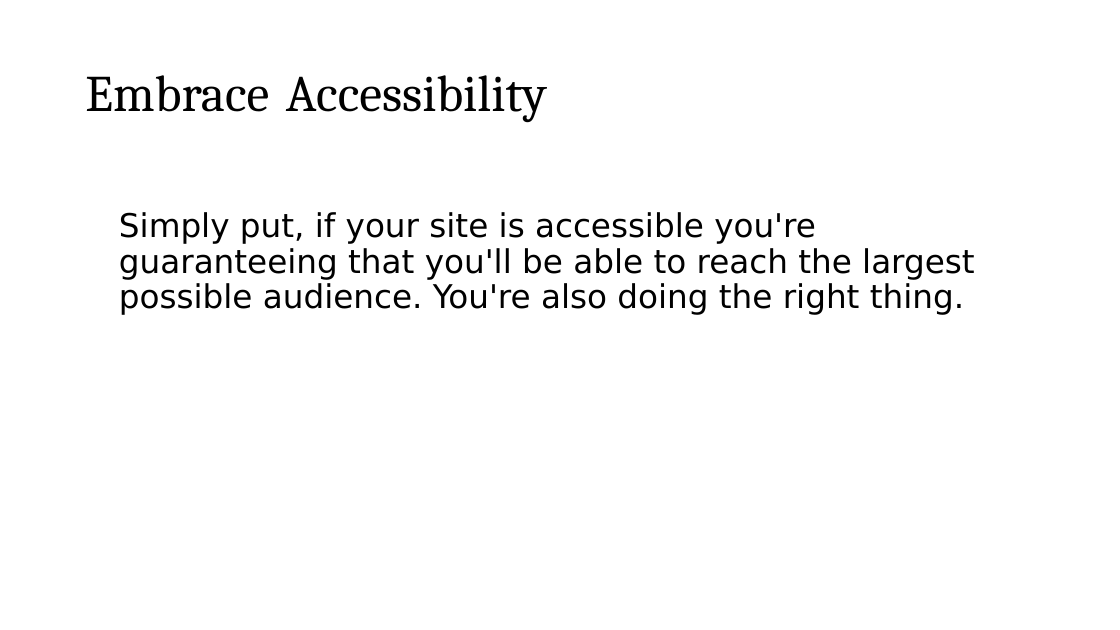
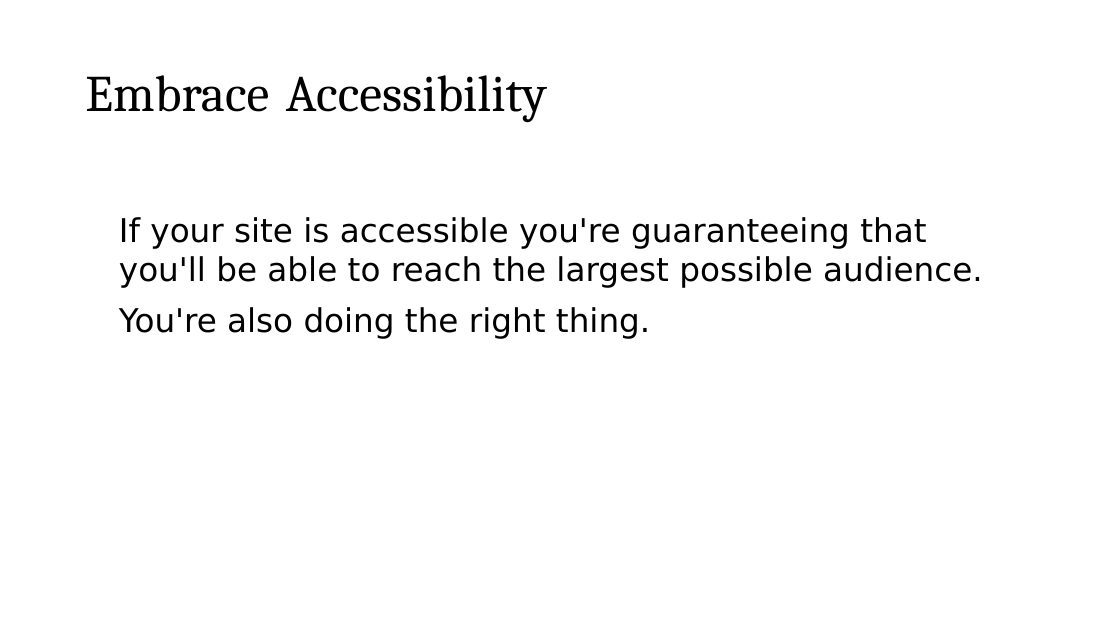
Before and after one commit to roblarsen/rob-larsen-presentations, a slide deck: slide 27 of wild-world-web.pptx. Drawn at 1120x630 pixels with LibreOffice and Linux fonts; fonts in the diff are those of the drawing; background and template pictures are left out. Boxes give left, top, right and bottom in pixels: in the first picture for what was removed or moved away, otherwise in the second. Text is boxed around its words. In the diff, an @@ line names an element or a change of style, - is before the commit and + after.

```diff
--- a/wild-world-web.pptx
+++ b/wild-world-web.pptx
@@ text at bbox=[119, 217, 983, 339]: text changed @@
-Simply put, if your site is accessible you're guaranteeing that you'll be able to reach the largest possible audience. You're also doing the right thing.
+If your site is accessible you're guaranteeing that you'll be able to reach the largest possible audience.
+You're also doing the right thing.
```
Also in this commit, not shown: 24 other slides changed, 4 slides added, 5 slides removed.
